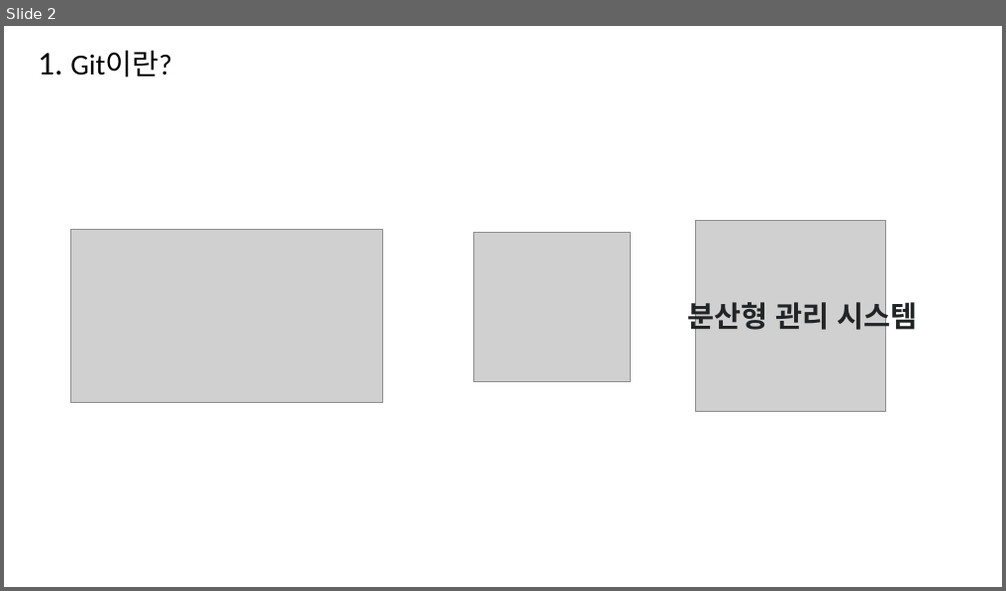
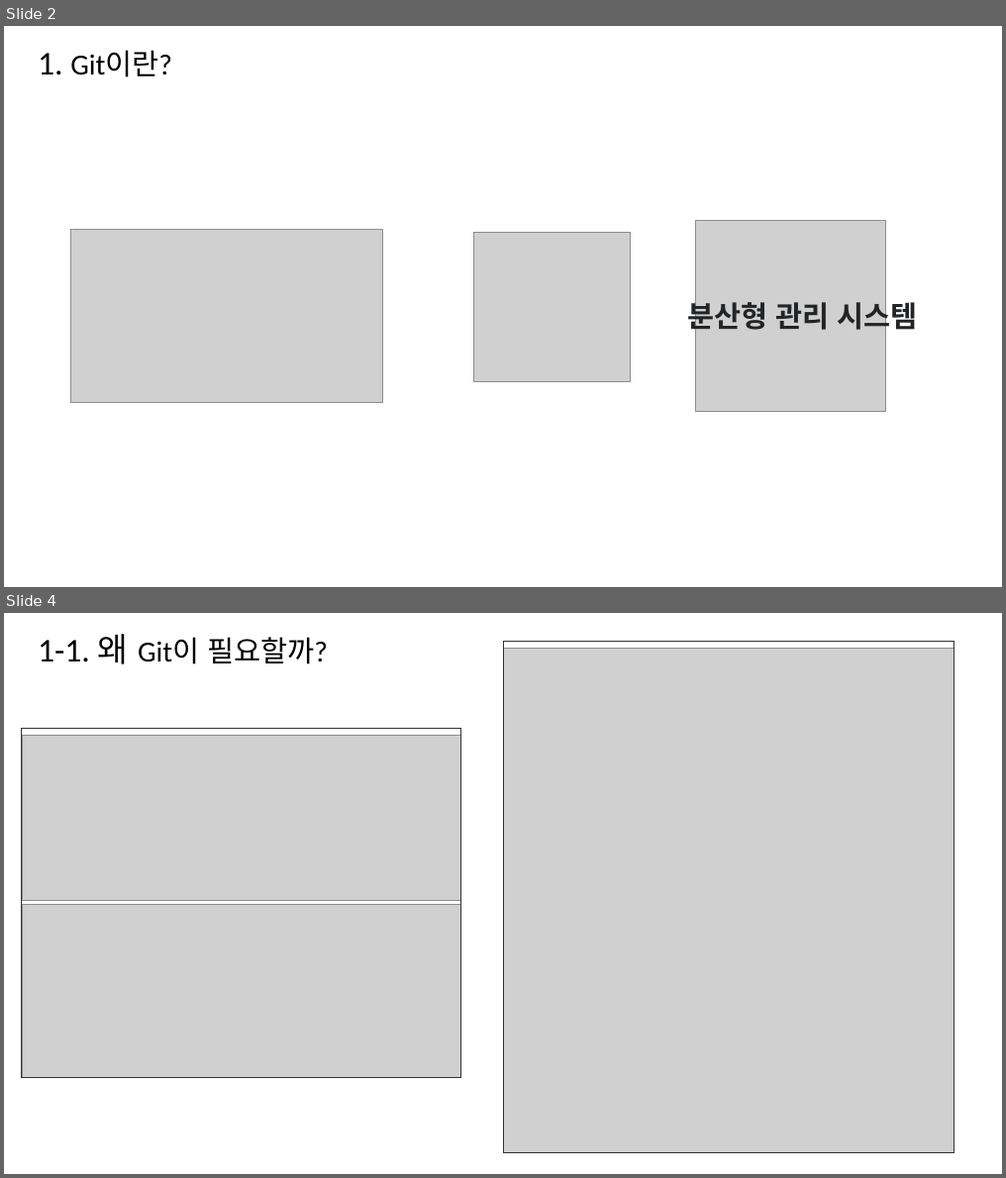
Before and after one commit to wonjaeL/how-to-use-git, a slide deck: ppt.pptx. Shown one above the other, each under a label of ours: slide 2 before the commit, slides 2 and 4 after it; the slides between them are not shown. The pictures are 1006x591 and 1006x1178 pixels, drawn with LibreOffice and Linux fonts; fonts in the diff are those of the drawing; grey boxes stand for pictures. Boxes give left, top, right and bottom in pixels: in the first picture for what was removed or moved away, otherwise in the second. Text is boxed around its words. In the diff, an @@ line names an element or a change of style, - is before the commit and + after.

Commit message:
02. 왜 Git이 필요한가?

```diff
--- a/ppt.pptx
+++ b/ppt.pptx
@@ slide 4 added at <box>4,613,1002,1174</box>, background #FFFFFF @@
@@ text added at <box>38,634,328,664</box>, 28 pt, text #000000 @@
+1-1. 왜 Git이 필요할까?
@@ rectangle added at <box>503,642,954,1153</box>, outline #323231 1 pt @@
@@ picture added at <box>503,649,954,1153</box> @@
@@ rectangle added at <box>22,728,461,1078</box>, outline #323231 1 pt @@
@@ picture added at <box>22,736,461,900</box> @@
@@ picture added at <box>22,905,461,1078</box> @@
```
Also in this commit, not shown: 3 slides changed, 2 other slides added.
